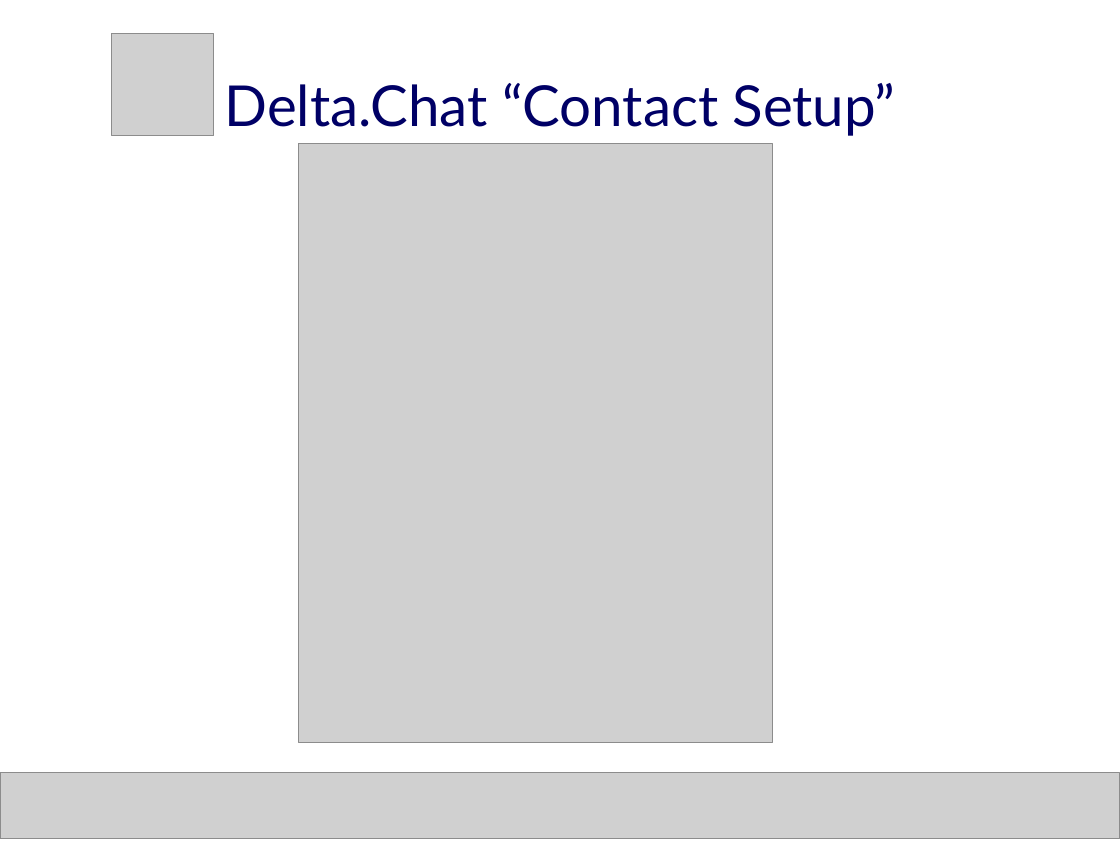
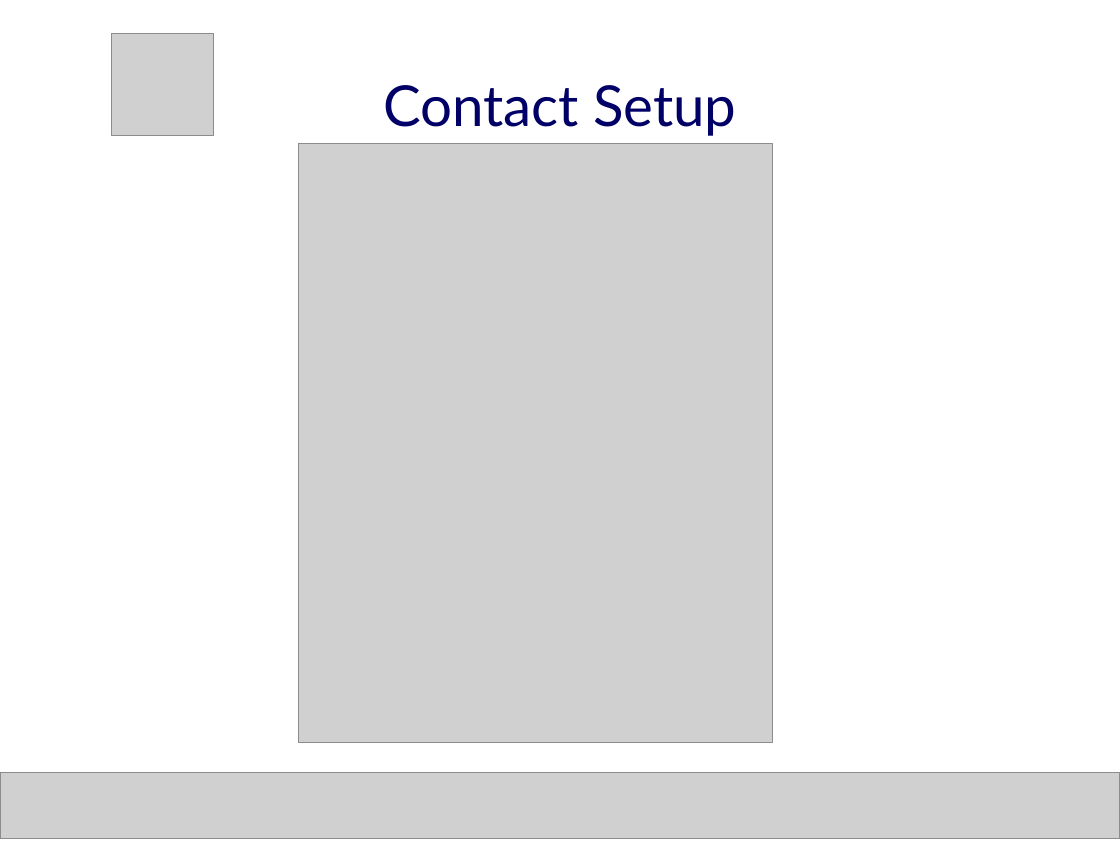
Before and after one commit to deltachat/playground, a slide deck: slide 8 of talks/dud-2018-autocrypt.odp. Drawn at 1120x841 pixels with LibreOffice and Linux fonts; fonts in the diff are those of the drawing; grey boxes stand for pictures. Boxes give left, top, right and bottom in pixels: in the first picture for what was removed or moved away, otherwise in the second. Text is boxed around its words. In the diff, an @@ line names an element or a change of style, - is before the commit and + after.

```diff
--- a/talks/dud-2018-autocrypt.odp
+++ b/talks/dud-2018-autocrypt.odp
@@ title at bbox=[383, 85, 736, 136]: text changed @@
-Delta.Chat “Contact Setup”
+Contact Setup
```
Also in this commit, not shown: 6 other slides changed, 1 other file.
